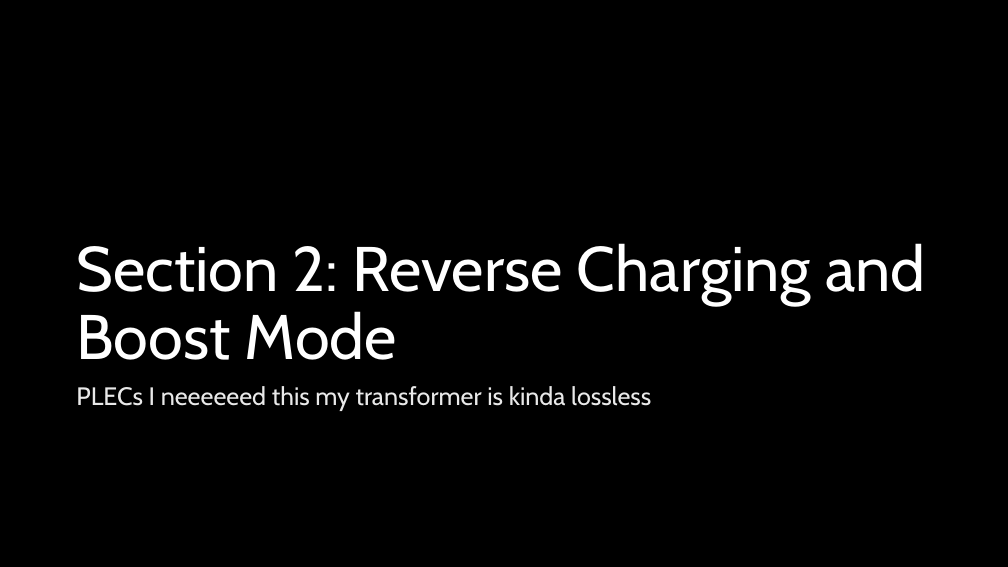
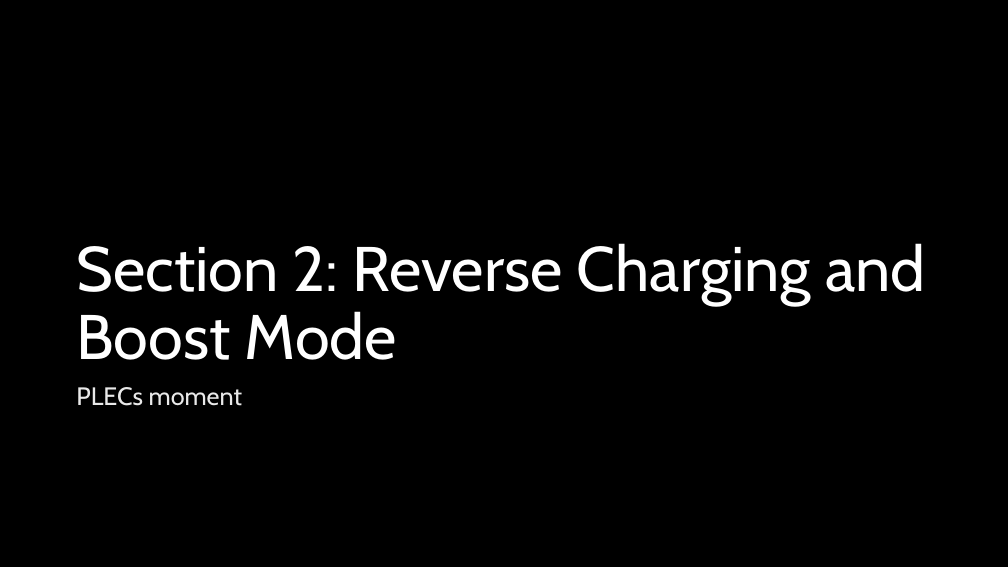
Before and after one commit to ut-ras/rm_electrical-supercap_v2, a slide deck: slide 16 of UT Robomasters – Supercap Power Stage Modeling.pptx. Drawn at 1008x567 pixels with LibreOffice and Linux fonts; fonts in the diff are those of the drawing. Boxes give left, top, right and bottom in pixels: in the first picture for what was removed or moved away, otherwise in the second. Text is boxed around its words. In the diff, an @@ line names an element or a change of style, - is before the commit and + after.

Commit message:
started work on reverse charging functionality

```diff
--- a/UT Robomasters – Supercap Power Stage Modeling.pptx
+++ b/UT Robomasters – Supercap Power Stage Modeling.pptx
@@ text at (76,387,242,406): text changed @@
-PLECs I neeeeeed this my transformer is kinda lossless
+PLECs moment
```
Also in this commit, not shown: 3 other slides changed, 8 slides added, 2 slides removed, 1 other file.
